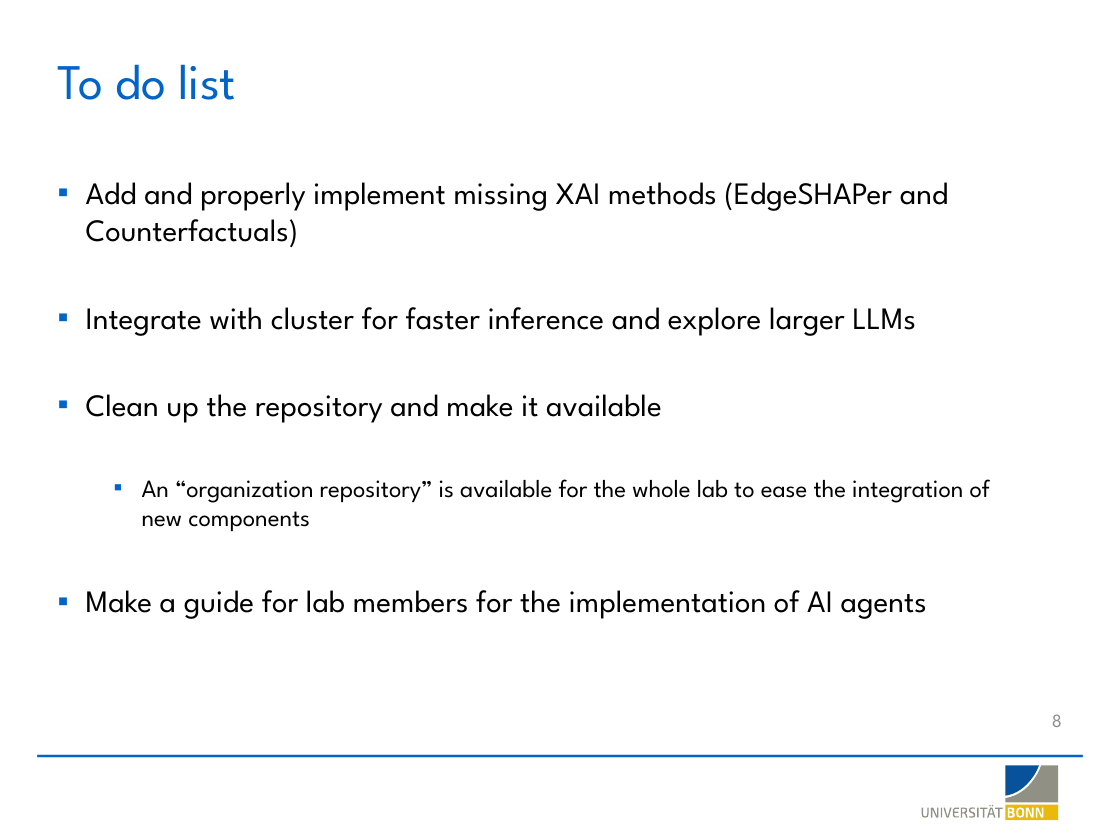
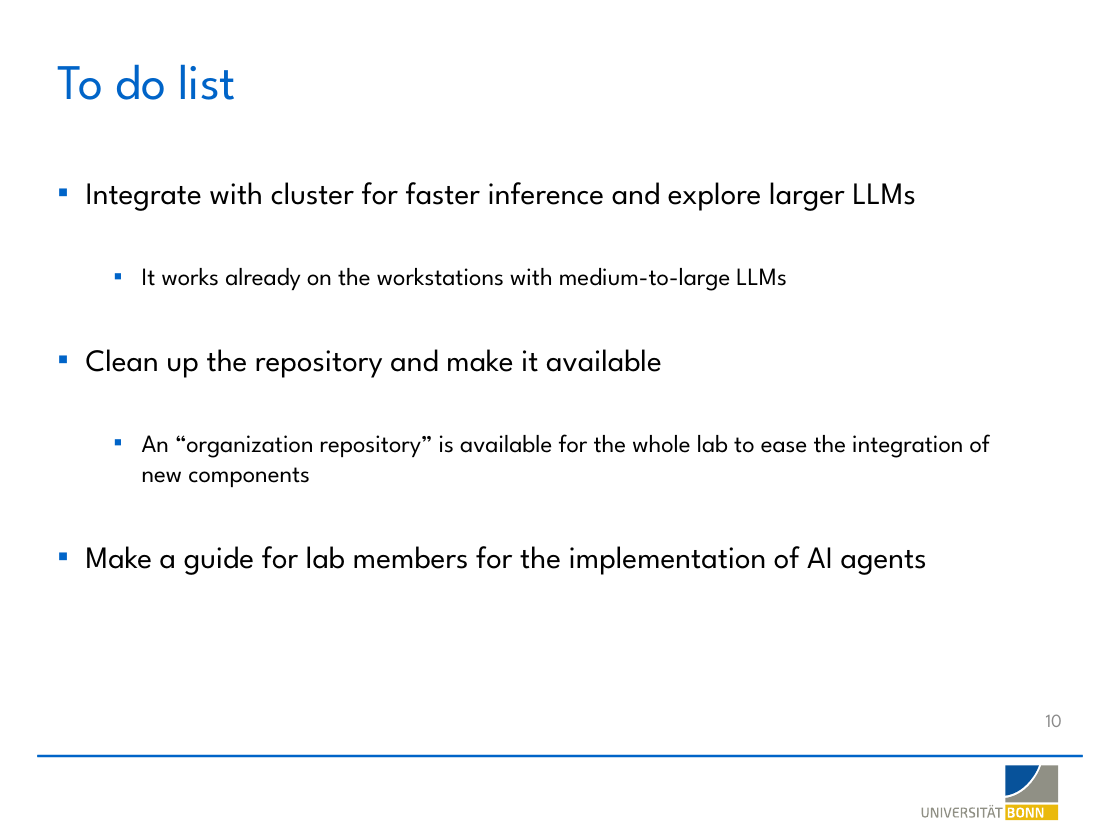
Before and after one commit to LSI-Uni-Bonn/ChemicHAL, a slide deck: slide 10 of slides/AI_Agent_Explainability.pptx (slide 8 before the commit). Drawn at 1120x840 pixels with LibreOffice and Linux fonts; fonts in the diff are those of the drawing; background and template pictures are left out. Boxes give left, top, right and bottom in pixels: in the first picture for what was removed or moved away, otherwise in the second. Text is boxed around its words. In the diff, an @@ line names an element or a change of style, - is before the commit and + after.

```diff
--- a/slides/AI_Agent_Explainability.pptx
+++ b/slides/AI_Agent_Explainability.pptx
@@ text at <box>86,182,948,247</box>: paragraph removed @@
-▪ Add and properly implement missing XAI methods (EdgeSHAPer and Counterfactuals)
@@ text at <box>142,268,787,291</box>: paragraph added @@
+  ▪ It works already on the workstations with medium-to-large LLMs
@@ page number at <box>1046,714,1062,727</box>: text changed @@
-8
+10
```
Also in this commit, not shown: 1 other slide changed, 2 slides added, 2 other files.
